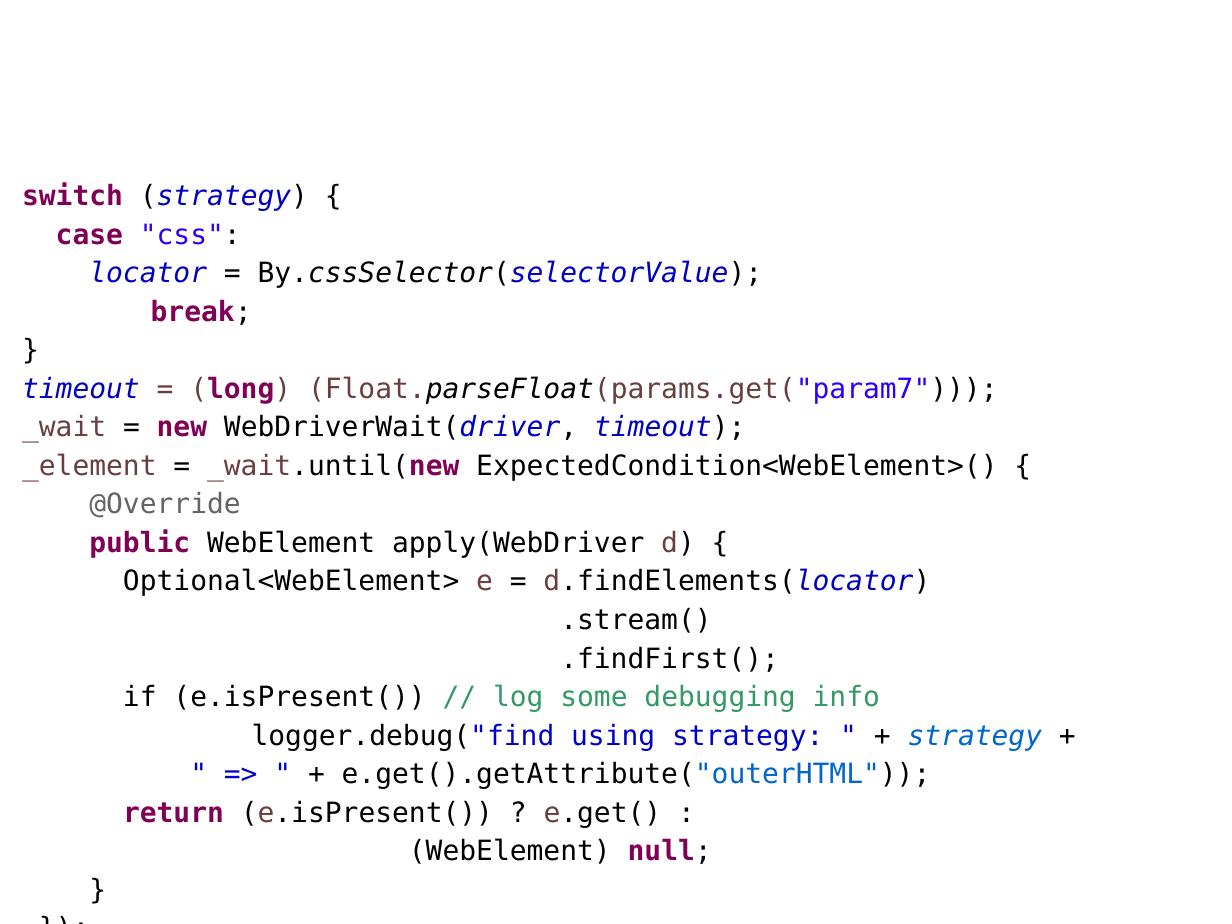
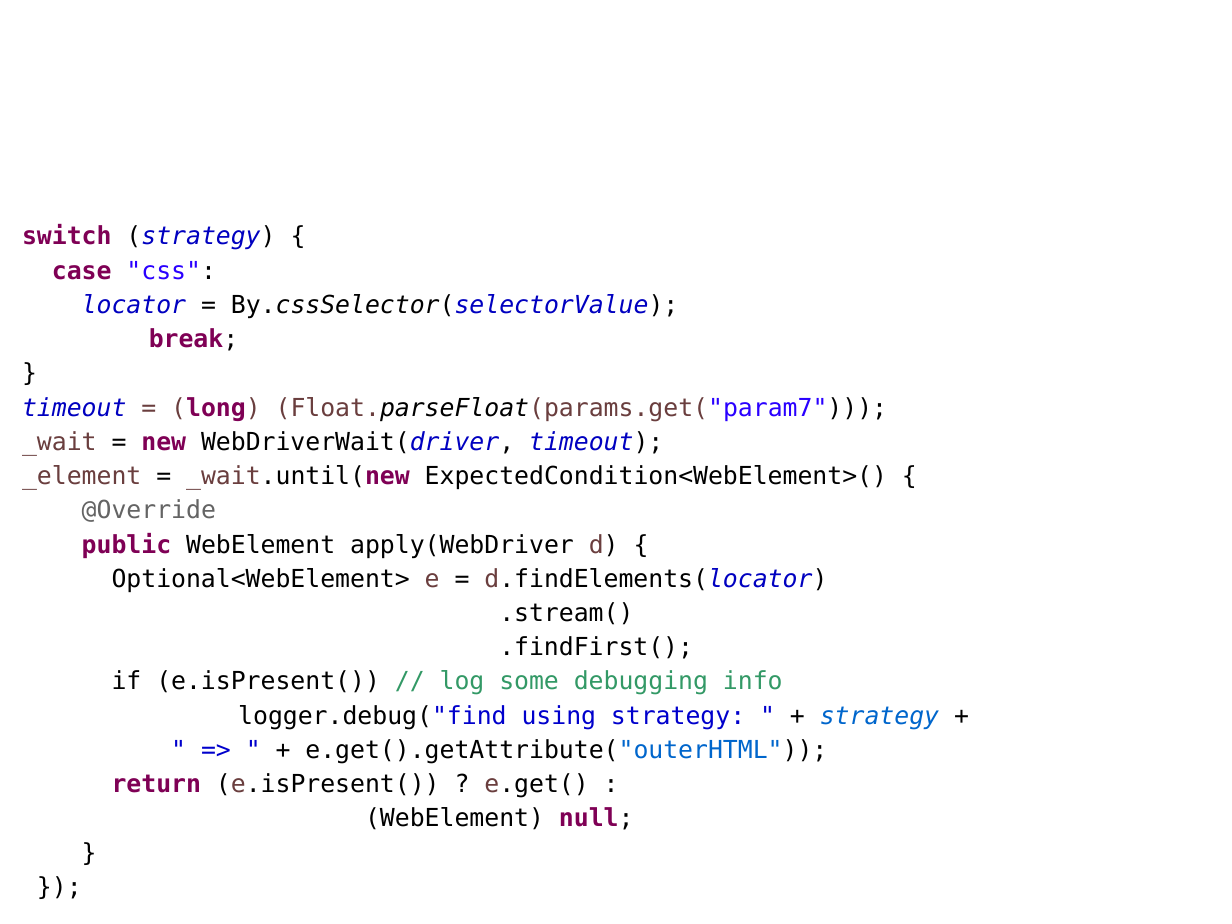
Before and after one commit to sergueik/SKDF, a slide deck: slide 23 of SKDF.odp (slide 18 before the commit). Drawn at 1232x924 pixels with LibreOffice and Linux fonts; fonts in the diff are those of the drawing; background and template pictures are left out. Boxes give left, top, right and bottom in pixels: in the first picture for what was removed or moved away, otherwise in the second. Text is boxed around its words. In the diff, an @@ line names an element or a change of style, - is before the commit and + after.

```diff
--- a/SKDF.odp
+++ b/SKDF.odp
@@ text "switch (strategy) {": place and size @@
-text "switch (strategy) {" at <box>22,183,1043,864</box>
+text "switch (strategy) {" at <box>22,224,939,830</box>
@@ text "switch (strategy) {" at <box>22,224,939,830</box>: size 18 to 16 pt @@
```
Also in this commit, not shown: 9 other slides changed, 6 slides added, 1 other file.
